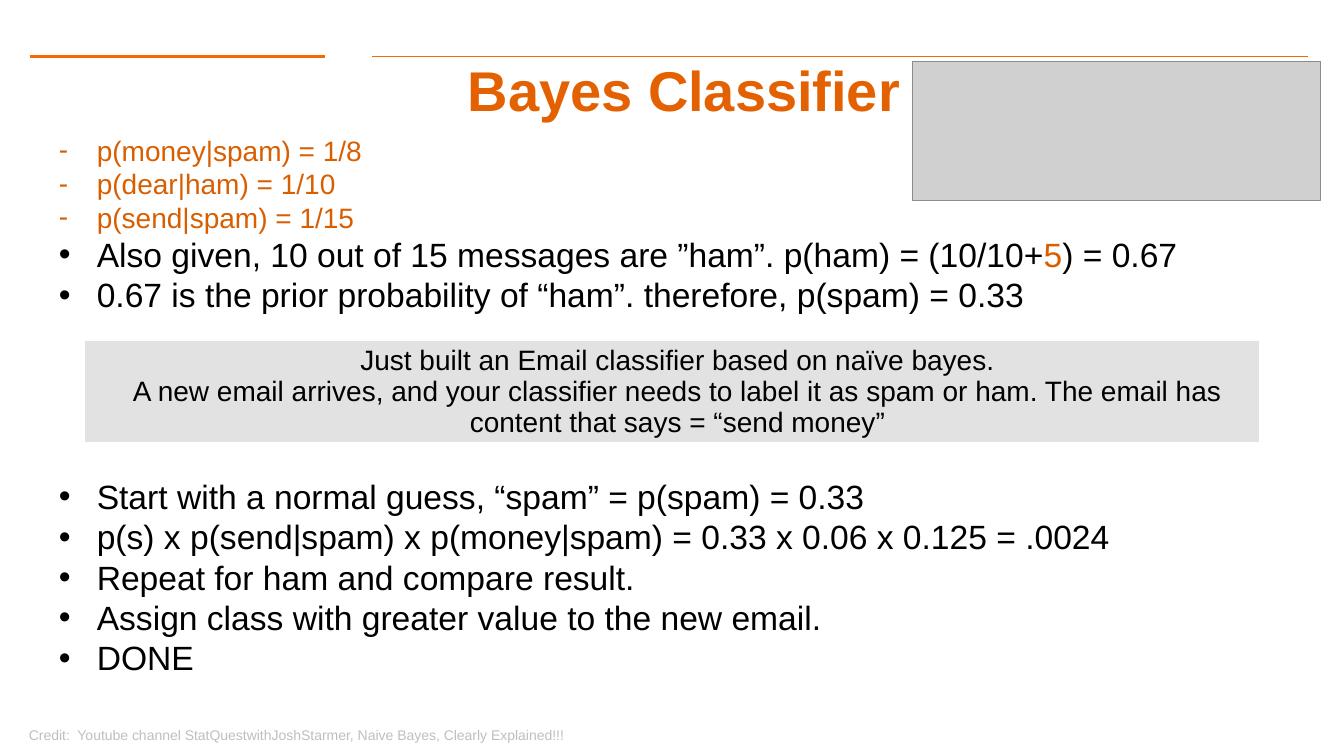
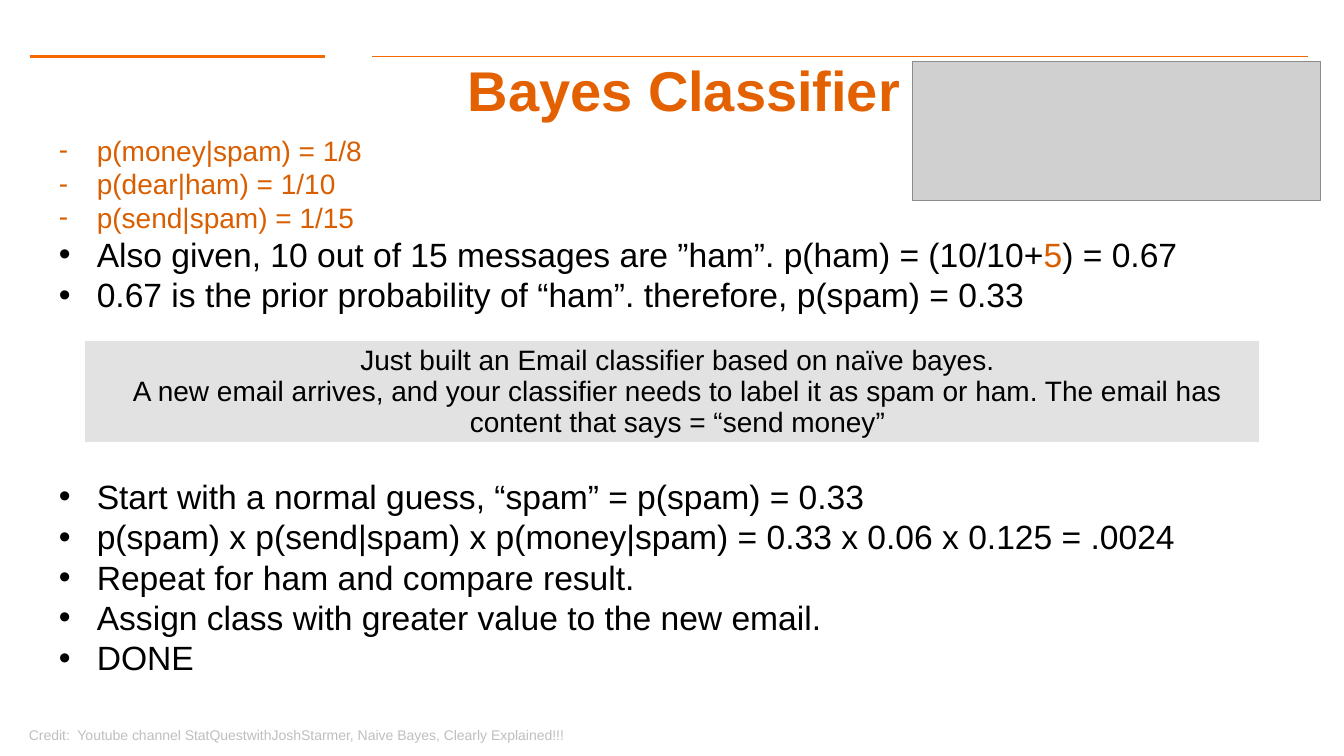
Before and after one commit to gk5951/RIT-DSCI-633-FDS, a slide deck: slide 26 of Syllabus/Lecture02/Lec02.pptx. Drawn at 1344x756 pixels with LibreOffice and Linux fonts; fonts in the diff are those of the drawing; grey boxes stand for pictures; background and template pictures are left out. Boxes give left, top, right and bottom in pixels: in the first picture for what was removed or moved away, otherwise in the second. Text is boxed around its words. In the diff, an @@ line names an element or a change of style, - is before the commit and + after.

```diff
--- a/Syllabus/Lecture02/Lec02.pptx
+++ b/Syllabus/Lecture02/Lec02.pptx
@@ text at box(97, 524, 1175, 556): text changed @@
-• p(s) x p(send|spam) x p(money|spam) = 0.33 x 0.06 x 0.125 = .0024
+• p(spam) x p(send|spam) x p(money|spam) = 0.33 x 0.06 x 0.125 = .0024
```
Also in this commit, not shown: 5 other files.
